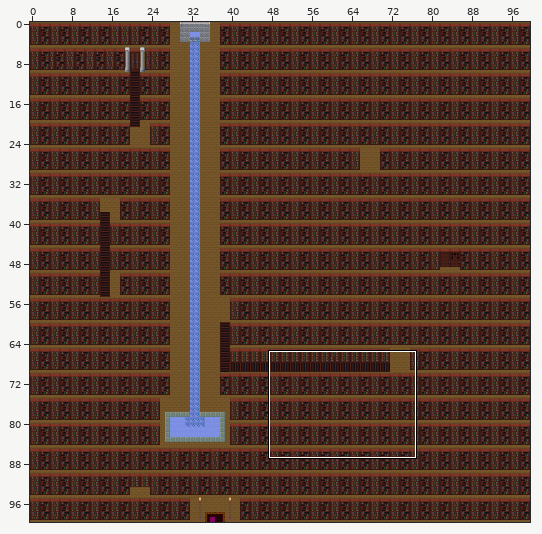
A Tiled map gets an edit: src/harren/resources/tmx/library.tmx. The picture above shows the old version from afar; the outline marks the close-up.
Close-up. First the earlier version:
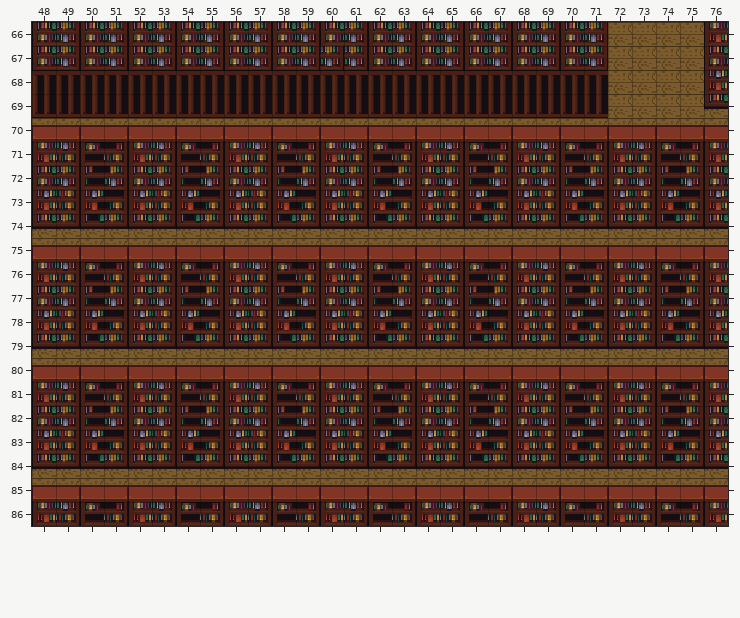
Cells are 16x16 px. Shown: x 48..76, y 66..86. The commit also changed other parts of the map, which this record leaves out.
Now the later version:
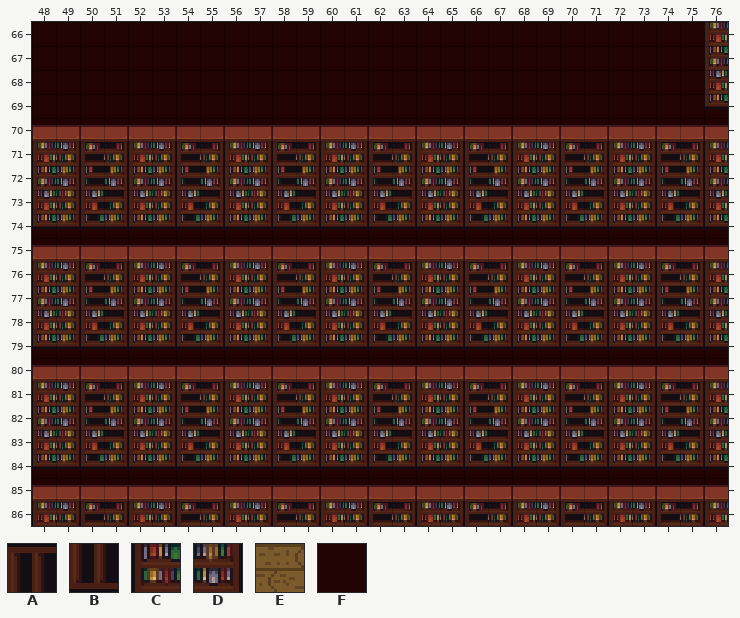
Key: from "house": A 312 turned 90, B 313 turned 90, C 314, D 315; from "tileset2": E 34; from "tileset3": F 85.
_ is an empty cell, # one hidden under a higher layer, . an unchanged one.
Tiles of an added or newly shown layer are drawn over the layers below it.
Difference:
--- layer "Floor" (added)
@@ x 48..76 @@
-66 ____________________________.
-67 ____________________________.
-68 ____________________________.
-69 _____________________________
-70 _____________________________
+66 FFFFFFFFFFFFFFFFFFFFFFFFFFFF.
+67 FFFFFFFFFFFFFFFFFFFFFFFFFFFF.
+68 FFFFFFFFFFFFFFFFFFFFFFFFFFFF.
+69 FFFFFFFFFFFFFFFFFFFFFFFFFFFFF
+70 FFFFFFFFFFFFFFFFFFFFFFFFFFFFF
@@ x 48..76 @@
-74 _____________________________
-75 _____________________________
+74 FFFFFFFFFFFFFFFFFFFFFFFFFFFFF
+75 FFFFFFFFFFFFFFFFFFFFFFFFFFFFF
@@ x 48..76 @@
-79 _____________________________
-80 _____________________________
+79 FFFFFFFFFFFFFFFFFFFFFFFFFFFFF
+80 FFFFFFFFFFFFFFFFFFFFFFFFFFFFF
@@ x 48..76 @@
-84 _____________________________
-85 _____________________________
+84 FFFFFFFFFFFFFFFFFFFFFFFFFFFFF
+85 FFFFFFFFFFFFFFFFFFFFFFFFFFFFF
--- layer "Floor fuck" (now hidden)
@@ x 48..76 @@
-66 ########################EEEE.
-67 ########################EEEE.
-68 ########################EEEE.
-69 ########################EEEEE
-70 EEEEEEEEEEEEEEEEEEEEEEEEEEEEE
+66 ____________________________.
+67 ____________________________.
+68 ____________________________.
+69 _____________________________
+70 _____________________________
@@ x 48..76 @@
-74 EEEEEEEEEEEEEEEEEEEEEEEEEEEEE
-75 EEEEEEEEEEEEEEEEEEEEEEEEEEEEE
+74 _____________________________
+75 _____________________________
@@ x 48..76 @@
-79 EEEEEEEEEEEEEEEEEEEEEEEEEEEEE
-80 EEEEEEEEEEEEEEEEEEEEEEEEEEEEE
+79 _____________________________
+80 _____________________________
@@ x 48..76 @@
-84 EEEEEEEEEEEEEEEEEEEEEEEEEEEEE
-85 EEEEEEEEEEEEEEEEEEEEEEEEEEEEE
+84 _____________________________
+85 _____________________________
--- layer "library book fuck"
@@ x 48..71 @@
-66 CDCDCDCDCDCDCDCDCDCDCDCD
-67 CDCDCDCDCDCDDDCDCDCDCDCD
-68 AAAAAAAAAAAAAAAAAAAAAAAA
-69 BBBBBBBBBBBBBBBBBBBBBBBB
+66 ________________________
+67 ________________________
+68 ________________________
+69 ________________________
Where, in picture pixels (left, top, right, bottom), the same in both close-ups:
changed: (32, 22, 728, 125)
changed: (32, 229, 728, 245)
changed: (32, 349, 728, 365)
changed: (32, 469, 728, 485)
